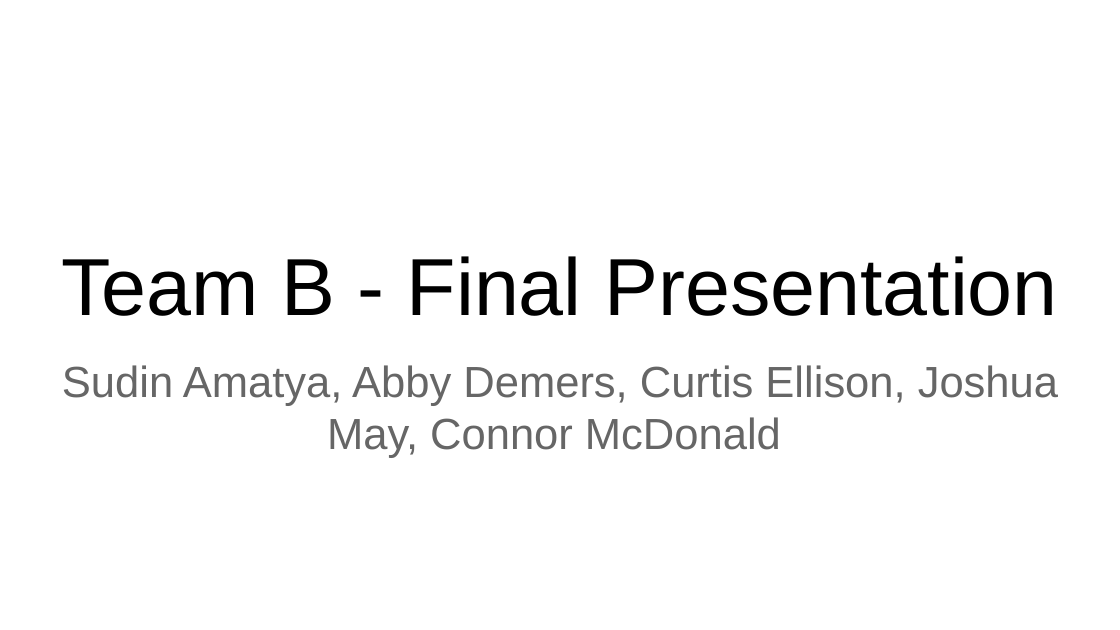
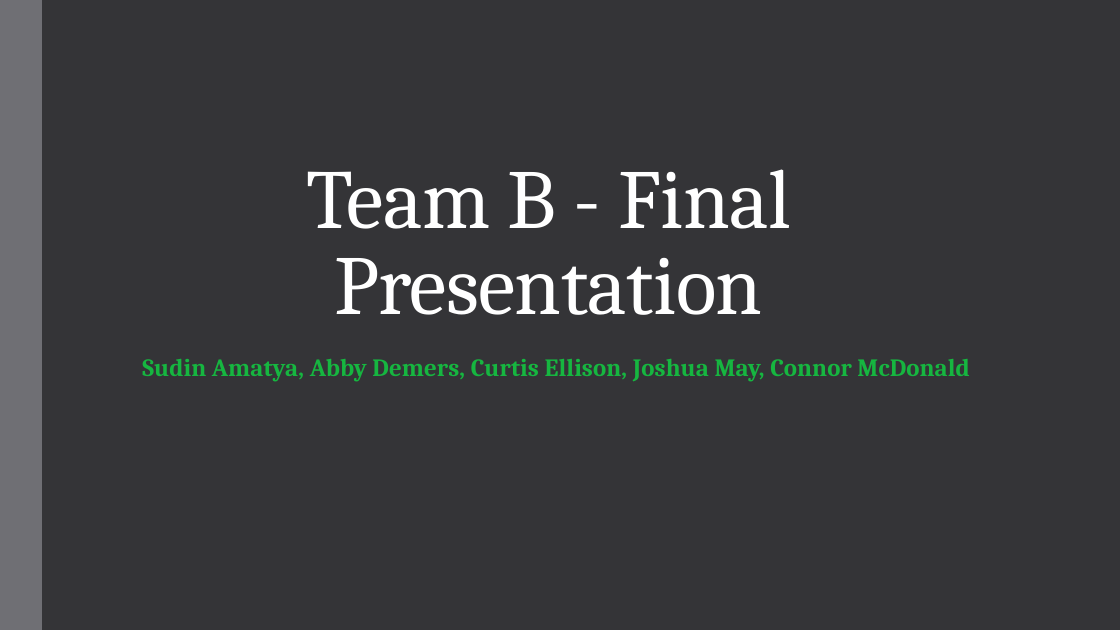
Before and after one commit to connormcdxc/Analytics-Dashboard, a slide deck: slide 1 of public/pdf/Capstone Presentation.pptx. Drawn at 1120x630 pixels with LibreOffice and Linux fonts; fonts in the diff are those of the drawing. Boxes give left, top, right and bottom in pixels: in the first picture for what was removed or moved away, otherwise in the second. Text is boxed around its words. In the diff, an @@ line names an element or a change of style, - is before the commit and + after.

```diff
--- a/public/pdf/Capstone Presentation.pptx
+++ b/public/pdf/Capstone Presentation.pptx
@@ background #FFFFFF to #353537 @@
@@ rectangle added at bbox=[0, 0, 43, 629], fill #6F6F74 @@
@@ title "Team B - Final Presentation": place and size @@
-title "Team B - Final Presentation" at bbox=[61, 256, 1058, 316]
+title "Team B - Final Presentation" at bbox=[306, 169, 792, 315]
@@ title "Team B - Final Presentation" at bbox=[306, 169, 792, 315]: size 52 to 54 pt, font Arial to Cambria, text colour #000000 to #FFFFFF, letter spacing 0 to -0.4 pt; line spacing 1 to 0.85 @@
@@ subtitle "Sudin Amatya, Abby Demers, Curtis ..." at bbox=[142, 359, 969, 381]: size 28 to 16 pt, font Arial to Cambria, text colour #666666 to #16B640, letter spacing 0 to 0.1 pt, bold on; line spacing 1 to 0.95 @@
```
Also in this commit, not shown: 6 other slides changed, 1 other file.
